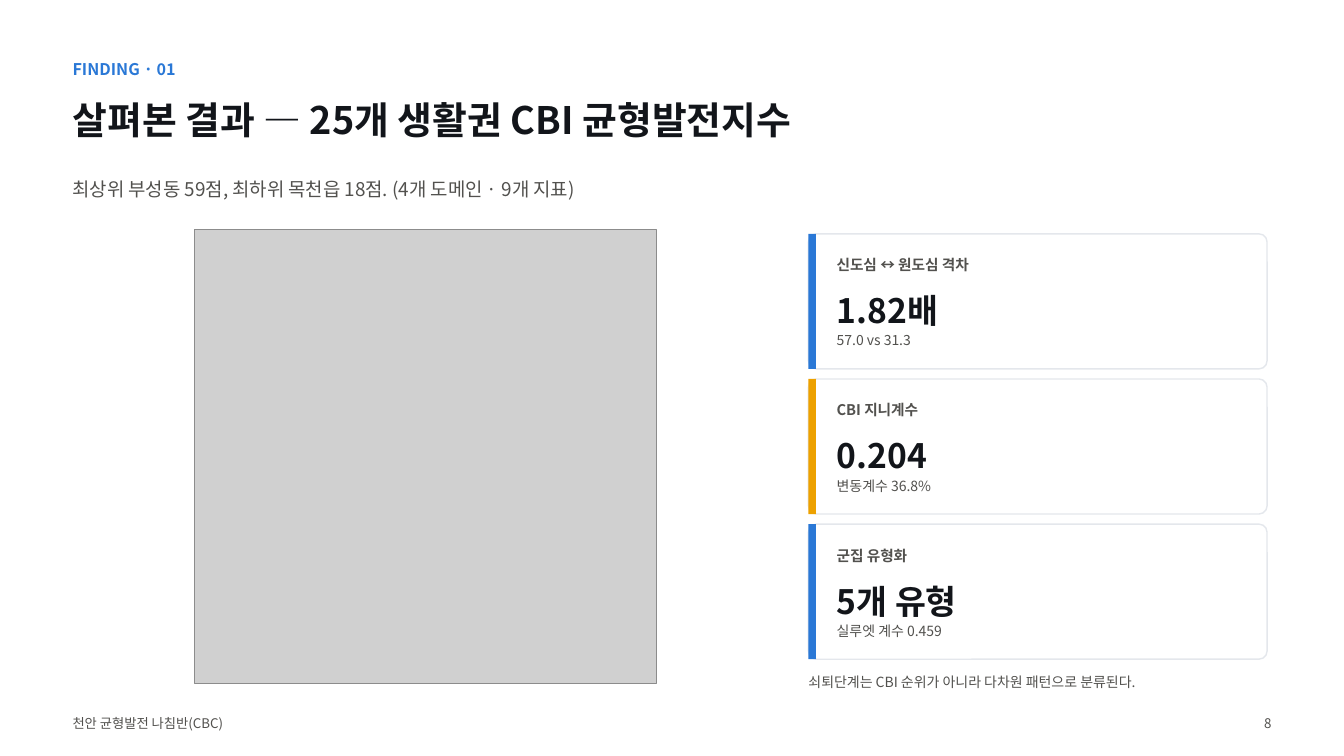
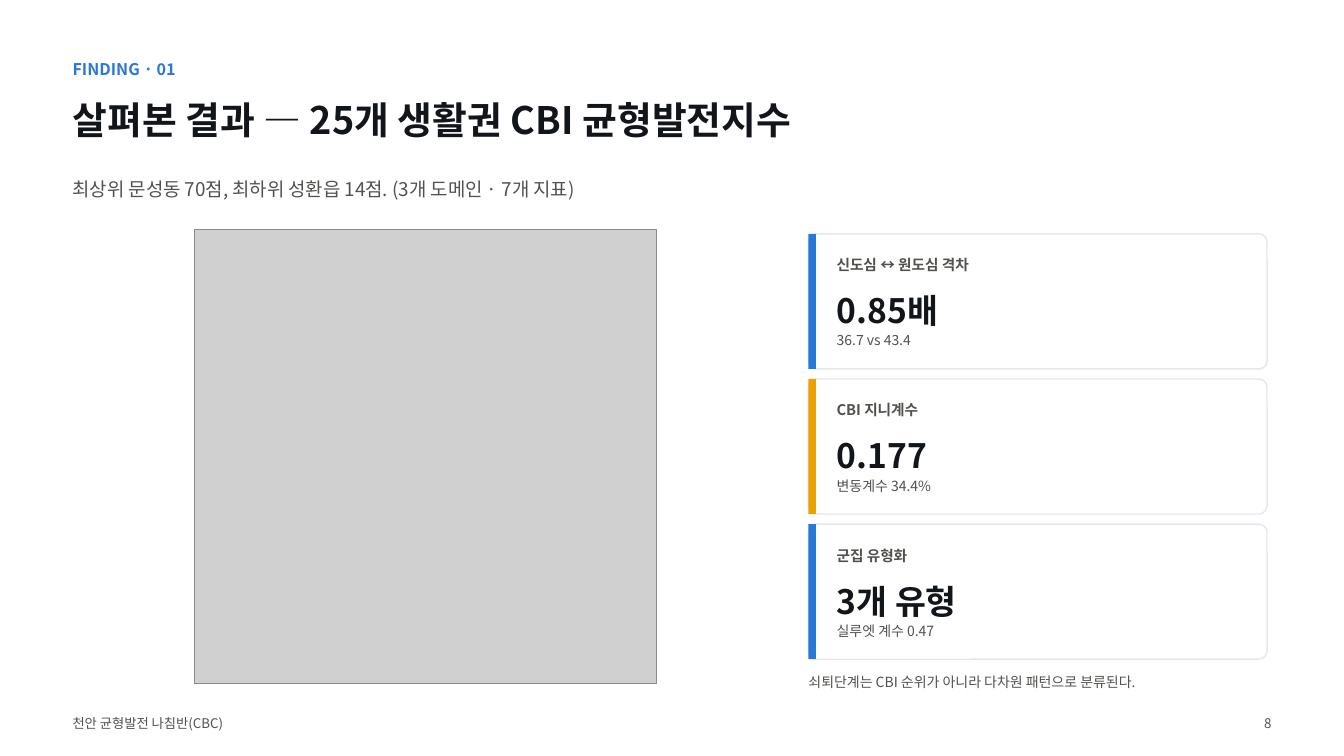
Before and after one commit to BioCode67/2026-AI-, a slide deck: slide 9 of deliverables/기획서_천안균형발전나침반_CBC.pptx. Drawn at 1344x756 pixels with LibreOffice and Linux fonts; fonts in the diff are those of the drawing; grey boxes stand for pictures. Boxes give left, top, right and bottom in pixels: in the first picture for what was removed or moved away, otherwise in the second. Text is boxed around its words. In the diff, an @@ line names an element or a change of style, - is before the commit and + after.

```diff
--- a/deliverables/기획서_천안균형발전나침반_CBC.pptx
+++ b/deliverables/기획서_천안균형발전나침반_CBC.pptx
@@ text at (73, 180, 575, 200): text changed @@
-최상위 부성동 59점, 최하위 목천읍 18점. (4개 도메인 · 9개 지표)
+최상위 문성동 70점, 최하위 성환읍 14점. (3개 도메인 · 7개 지표)
@@ text at (837, 295, 938, 326): text changed @@
-1.82배
+0.85배
@@ text at (837, 335, 911, 345): text changed @@
-57.0 vs 31.3
+36.7 vs 43.4
@@ text at (837, 442, 927, 469): text changed @@
-0.204
+0.177
@@ text at (837, 479, 931, 492): text changed @@
-변동계수 36.8%
+변동계수 34.4%
@@ text at (837, 585, 957, 617): text changed @@
-5개 유형
+3개 유형
@@ text at (837, 624, 934, 637): text changed @@
-실루엣 계수 0.459
+실루엣 계수 0.47
```
Also in this commit, not shown: 14 other slides changed, 21 other files.
